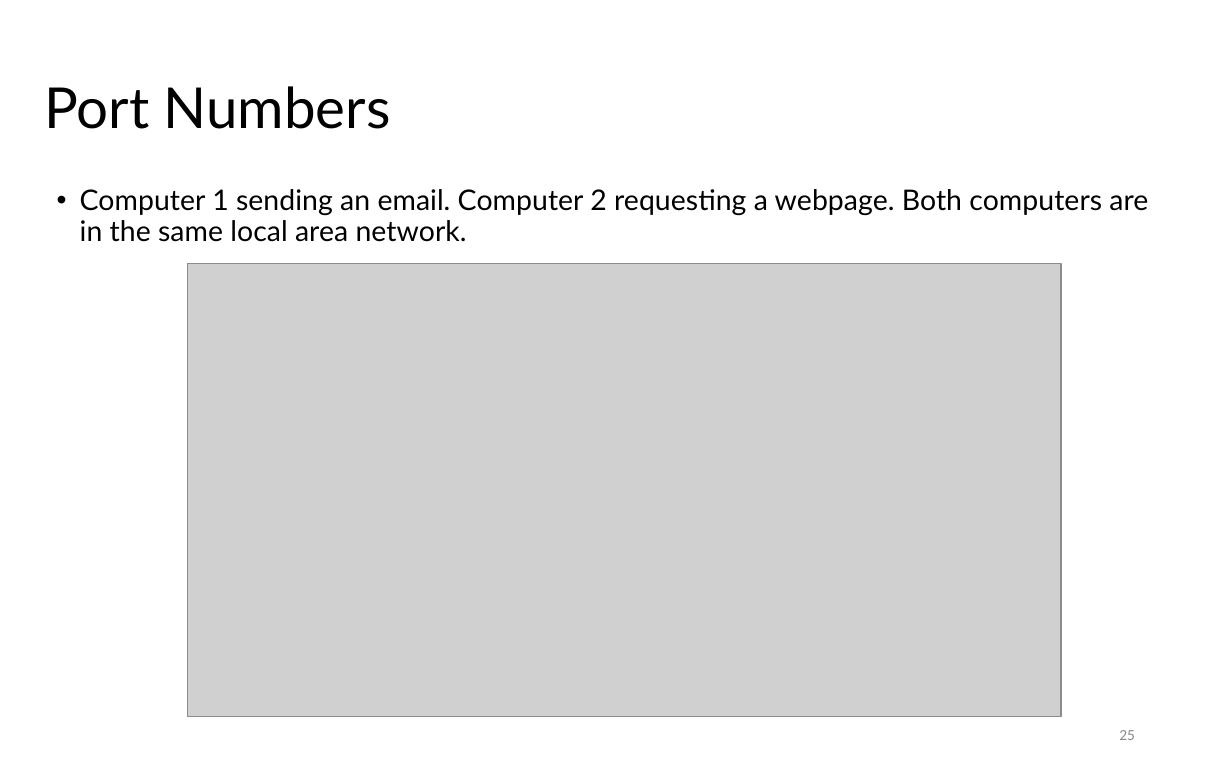
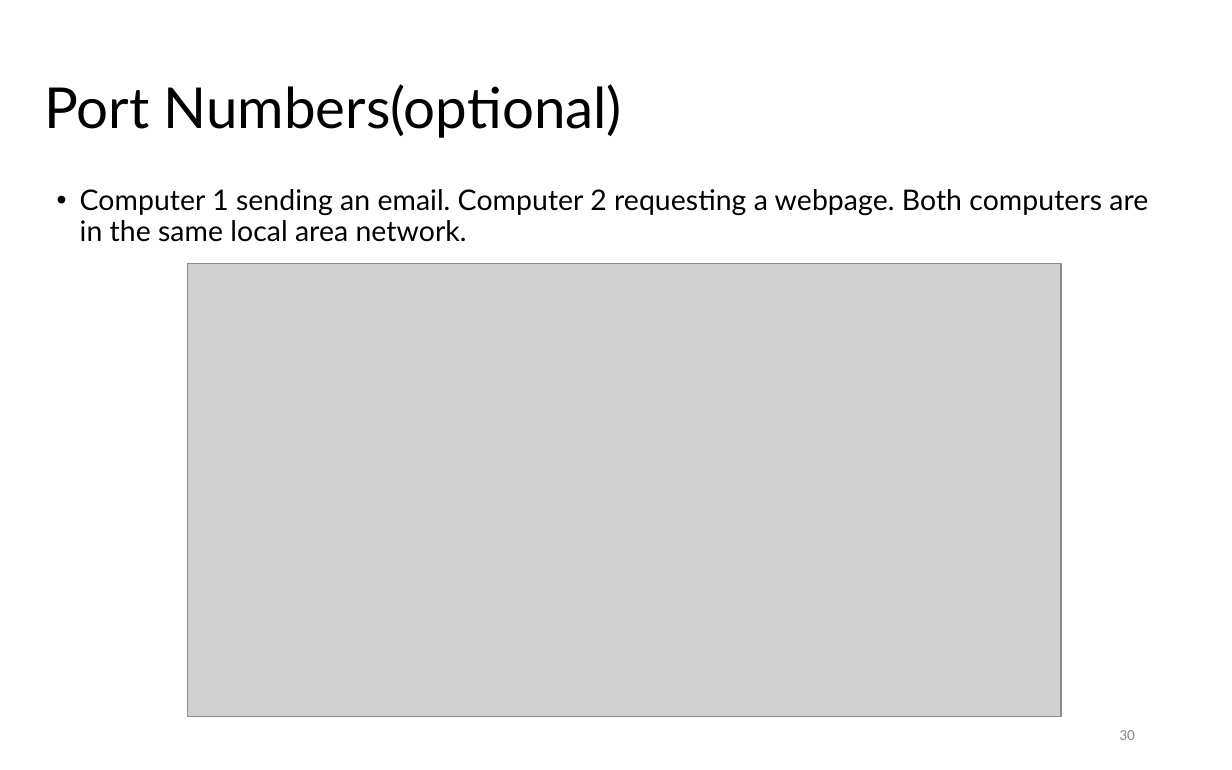
Before and after one commit to LongBaoNguyen/longbaonguyen.github.io, a slide deck: slide 30 of courses/apcsp/lect18.pptx (slide 25 before the commit). Drawn at 1232x770 pixels with LibreOffice and Linux fonts; fonts in the diff are those of the drawing; grey boxes stand for pictures. Boxes give left, top, right and bottom in pixels: in the first picture for what was removed or moved away, otherwise in the second. Text is boxed around its words. In the diff, an @@ line names an element or a change of style, - is before the commit and + after.

```diff
--- a/courses/apcsp/lect18.pptx
+++ b/courses/apcsp/lect18.pptx
@@ title at (44, 84, 622, 138): text changed @@
-Port Numbers
+Port Numbers(optional)
@@ page number at (1119, 730, 1135, 740): text changed @@
-25
+30
```
Also in this commit, not shown: 3 other slides changed, 2 other files.
